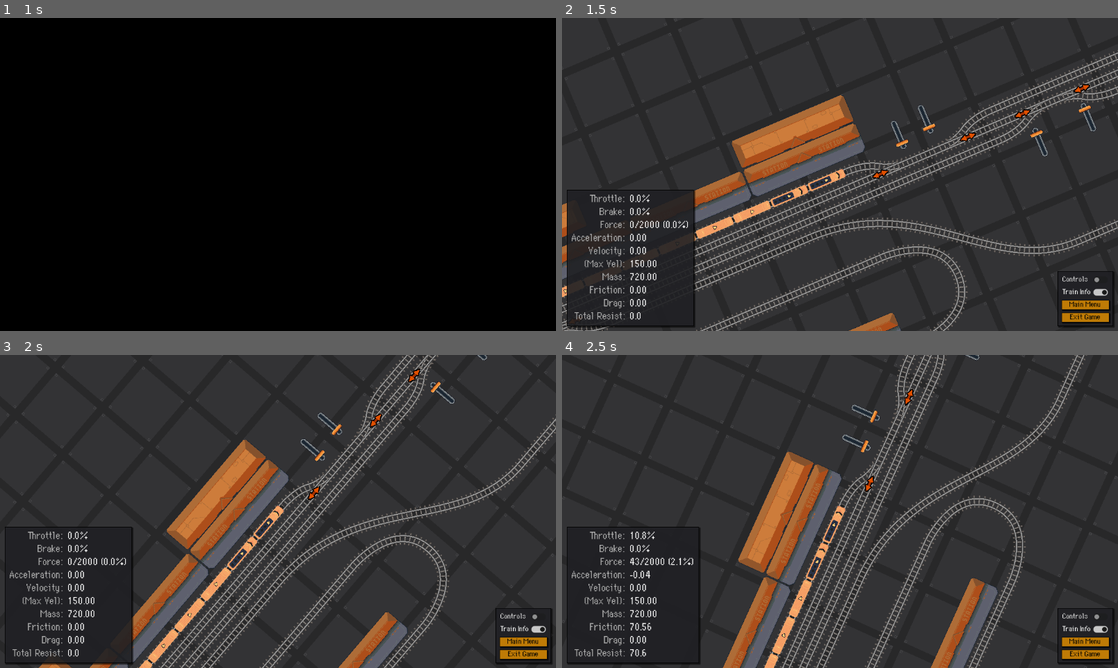
Above: before the commit, frames 1-4 (two rows, left to right).
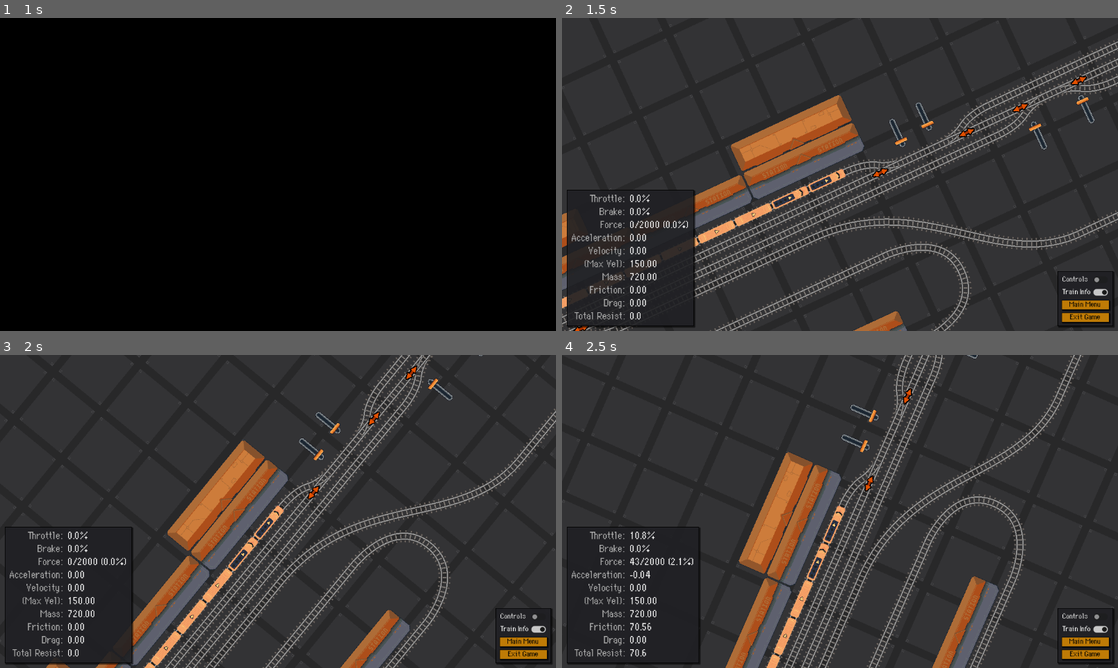
Above: after the commit, the same moments.

Repository: moonbench/simple-godot-train
Game: Godot game, scene res://Demo/Scenes/Game.tscn
Two runs of this game, one before a commit and one after it. Both use one fixed random seed, a clock stepped at 60 frames per second and the inputs below. The engine's default icon, where the game draws it, is replaced by a stand-in: a white triangle on a blue panel in a dark square.
Inputs (mouse positions are in pixels of both pictures, inside the frame that each line leads up to):
- Up to frame 1 (1 s): click "Track 6" at 0.5 s
- Up to frame 2 (1.5 s): click "Train Info" at 1.25 s
- Up to frame 3 (2 s): no input
- Up to frame 4 (2.5 s): move the mouse to (962, 495) at 2.02 s; hold W (speed_up) from 2.03 s (still down); hold X (cut_throttle) from 2.03 s (still down)

Frame 1 is identical in both runs. In frame 2, 12% of the frame differs, in the area x 0-100%, y 0-100%; in frame 3, 10%; in frame 4, 7.6%.

Commit message:
Whitespace cleanup

Diff:
--- a/Demo/Scripts/TestTracks6.gd
+++ b/Demo/Scripts/TestTracks6.gd
@@ -6,15 +6,11 @@
 func _setup_train():
 	var train = load("res://Scenes/train.tscn").instantiate()
 	add_child(train)
+	train.enable_player_control()
 
-	train.enable_player_control()
 	var engine = load("res://Scenes/TrainEngine.tscn").instantiate()
 	add_child(engine)
 	engine.add_to_track($Tracks/Track, 1200)
-	var camera : Camera2D = load("res://Demo/Scenes/ChaseCamera.tscn").instantiate()
-	camera.ignore_rotation = false
-	camera.rotation = -PI/2
-	engine.add_child(camera)
 	train.add_vehicle(engine)
 
 	var e2 = load("res://Scenes/TrainEngine.tscn").instantiate()
@@ -27,7 +23,10 @@
 	UI.add_driving_ui()
 	train.train_info.connect(UI.driving_ui.update_train_info)
 
-
+	var camera : Camera2D = load("res://Demo/Scenes/ChaseCamera.tscn").instantiate()
+	camera.ignore_rotation = false
+	camera.rotation = -PI/2
+	engine.add_child(camera)
 
 func _add_car_to_train(train: Train) -> void:
 	var car = load("res://Scenes/TrainVehicle.tscn").instantiate()
